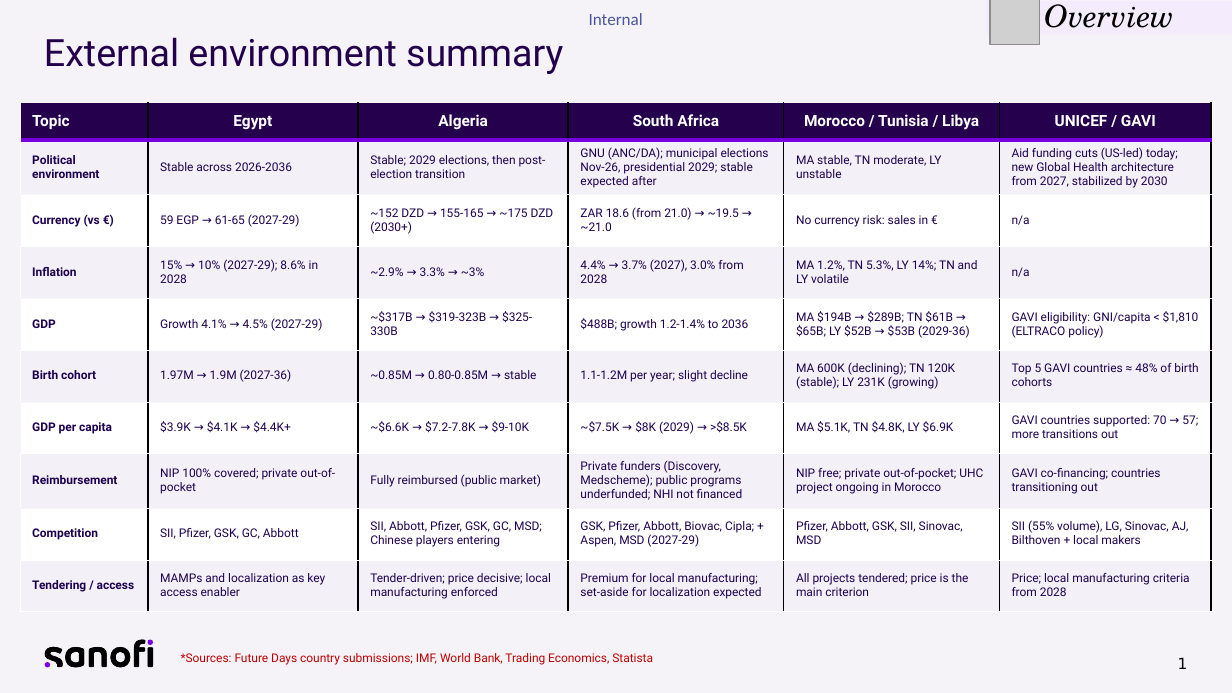
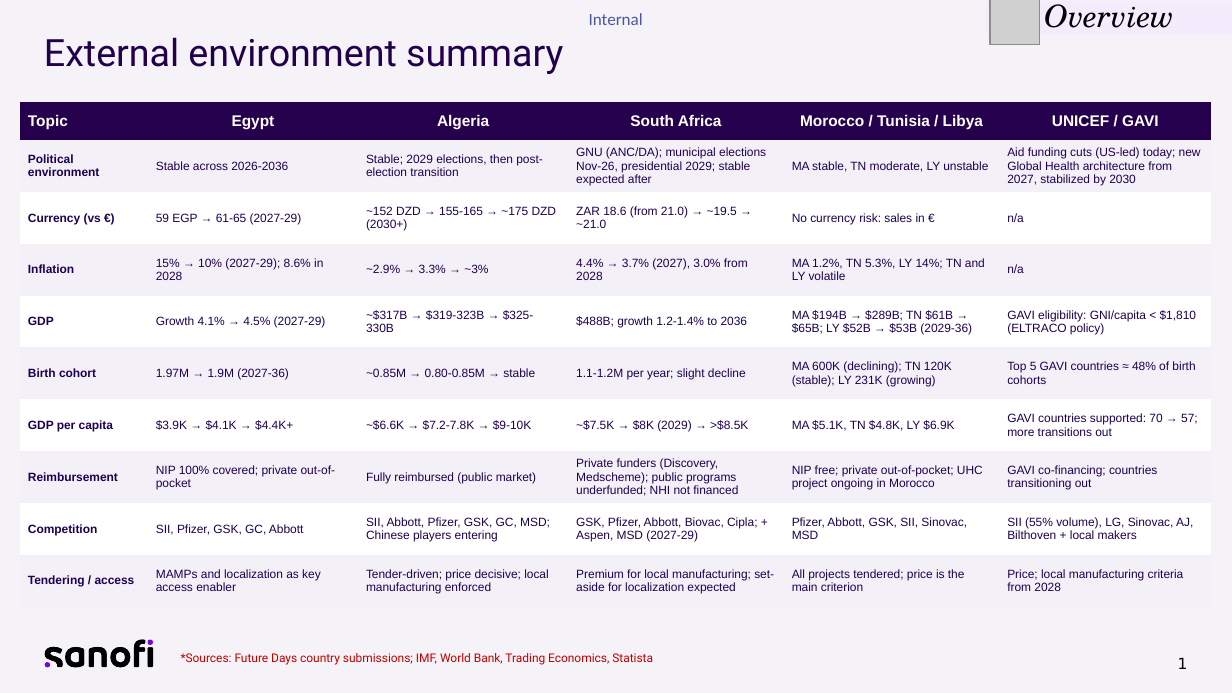
Before and after one commit to BenjaminKualalumpur/Future-Days-2026, a slide deck: slide 1 of Africa_External_environment_summary.pptx. Drawn at 1232x693 pixels with LibreOffice and Linux fonts; fonts in the diff are those of the drawing; grey boxes stand for pictures. Boxes give left, top, right and bottom in pixels: in the first picture for what was removed or moved away, otherwise in the second. Text is boxed around its words. In the diff, an @@ line names an element or a change of style, - is before the commit and + after.

```diff
--- a/Africa_External_environment_summary.pptx
+++ b/Africa_External_environment_summary.pptx
@@ table at [20,102,1212,607] @@
@@ font Roboto to Arial @@
@@ borders changed @@
```
Also in this commit, not shown: 2 other files.
